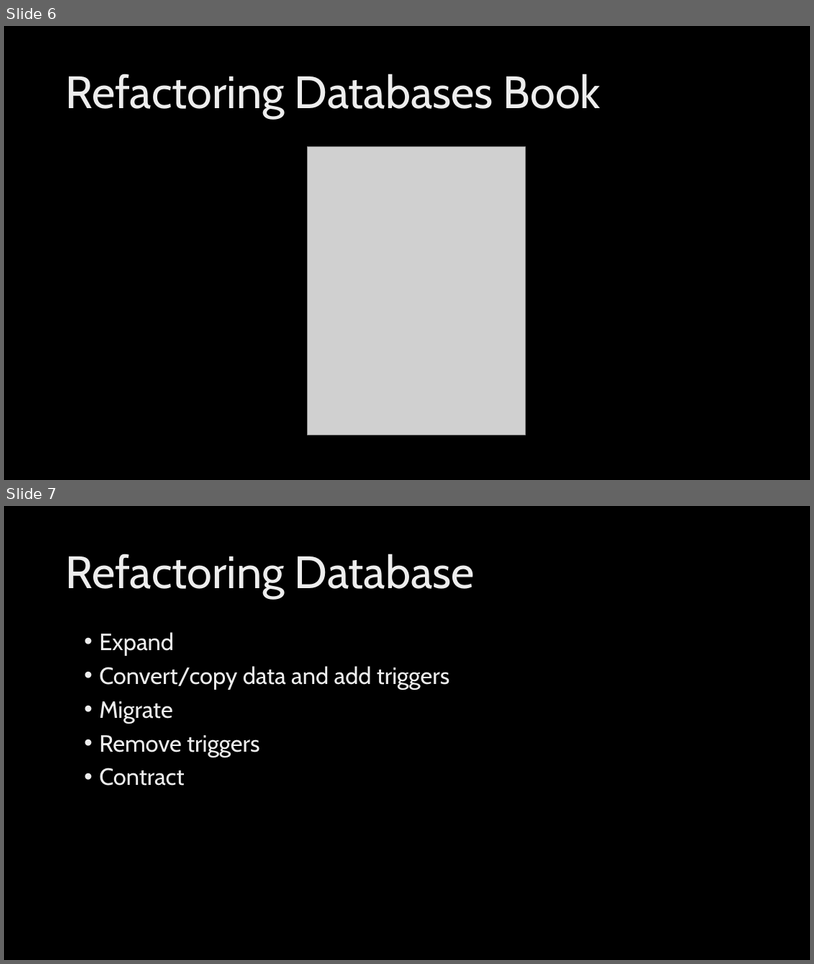
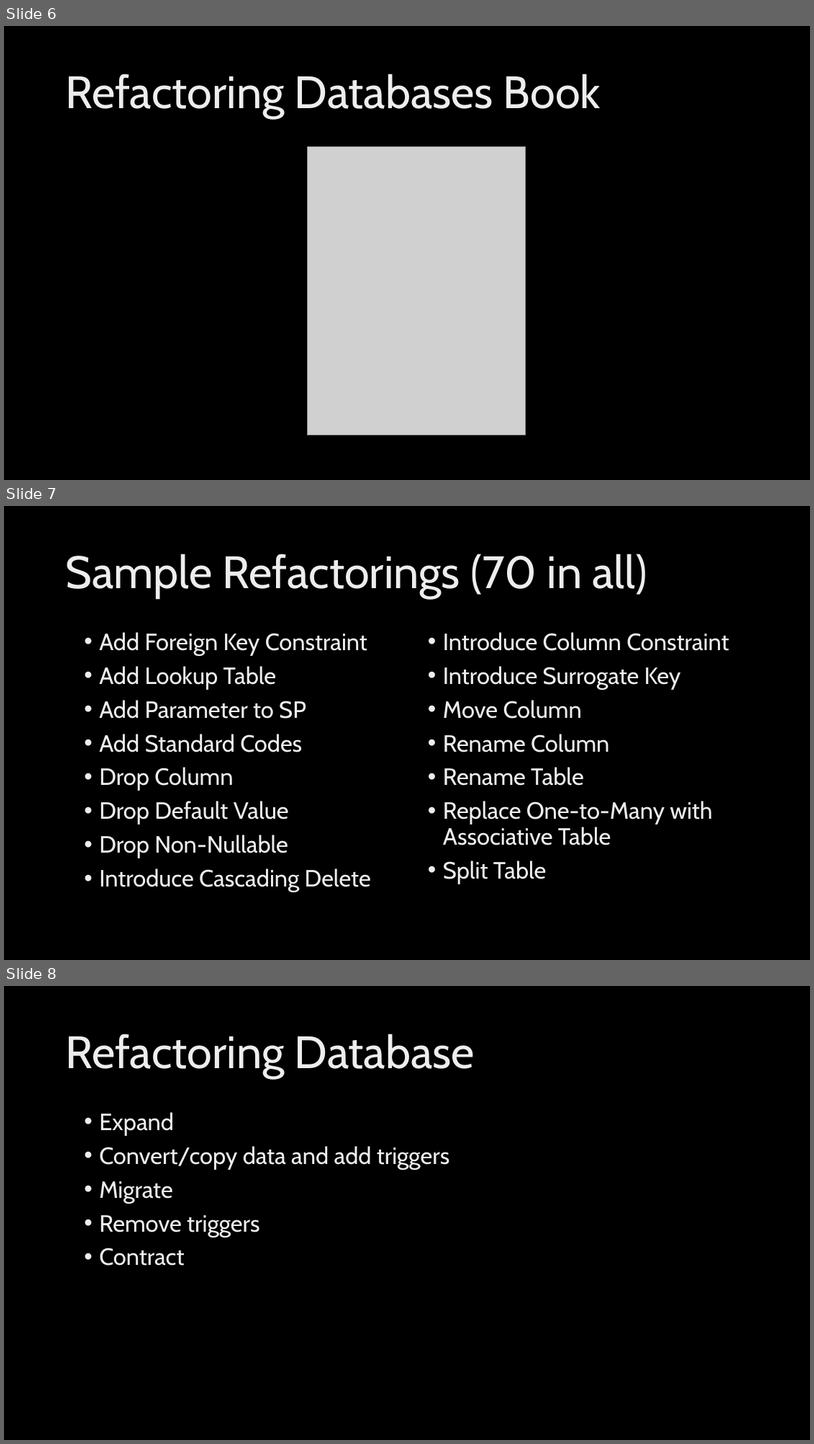
Before and after one commit to poedevop-fm/Database-Refactoring-Demo, a slide deck: Triggers & Refactoring.pptx. Shown one above the other, each under a label of ours: slides 6 and 7 before the commit, slides 6, 7 and 8 after it. The pictures are 814x964 and 814x1444 pixels, drawn with LibreOffice and Linux fonts; fonts in the diff are those of the drawing; grey boxes stand for pictures; background and template pictures are left out. Boxes give left, top, right and bottom in pixels: in the first picture for what was removed or moved away, otherwise in the second. Text is boxed around its words. In the diff, an @@ line names an element or a change of style, - is before the commit and + after.

Commit message:
Begin working on tests for split-table

```diff
--- a/Triggers & Refactoring.pptx
+++ b/Triggers & Refactoring.pptx
@@ slide 7 added at bbox=[4, 506, 810, 960], background picture (left out) @@
@@ title added at bbox=[65, 554, 648, 599], 54 pt, text gradient #BFBFBF to #EDEDED to #FFFFFF @@
+Sample Refactorings (70 in all)
@@ text added at bbox=[99, 632, 371, 892], 28 pt, text gradient #BFBFBF to #EDEDED to #FFFFFF @@
+• Add Foreign Key Constraint
+• Add Lookup Table
+• Add Parameter to SP
+• Add Standard Codes
+• Drop Column
+• Drop Default Value
+• Drop Non-Nullable
+• Introduce Cascading Delete
@@ text added at bbox=[443, 632, 729, 884], 28 pt, text gradient #BFBFBF to #EDEDED to #FFFFFF @@
+• Introduce Column Constraint
+• Introduce Surrogate Key
+• Move Column
+• Rename Column
+• Rename Table
+• Replace One-to-Many with Associative Table
+• Split Table
@@ what was slide 7 is now slide 8 @@
```
Also in this commit, not shown: 4 slides changed, 5 other files.
